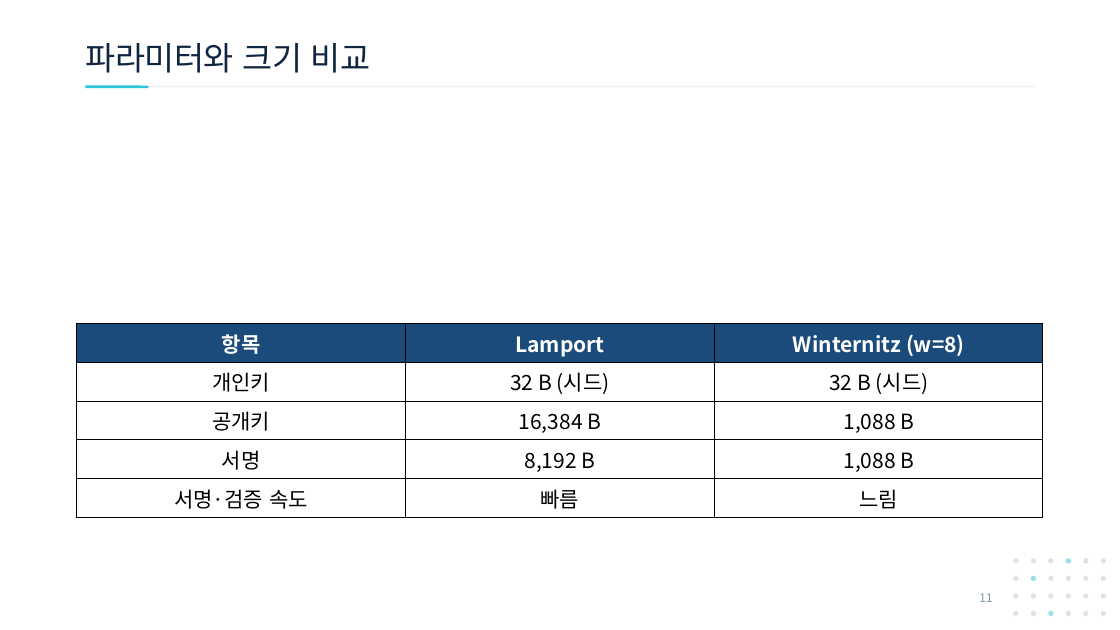
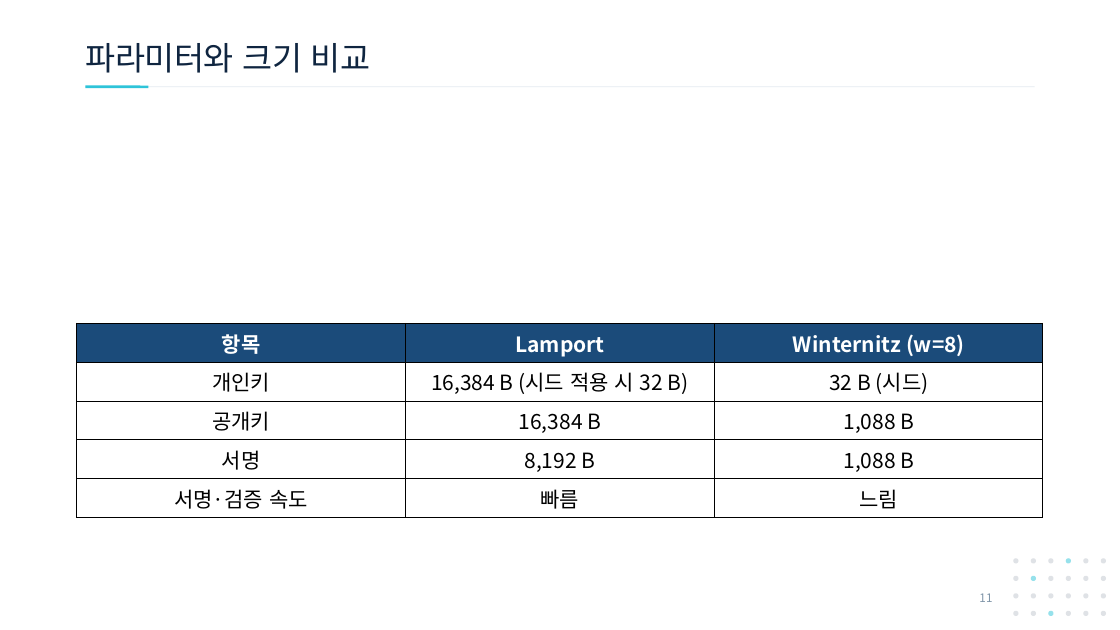
Before and after one commit to giyuubin/PQC, a slide deck: slide 11 of presentation/1001_16-17_Winternitz-Merkle-LMS.pptx. Drawn at 1120x630 pixels with LibreOffice and Linux fonts; fonts in the diff are those of the drawing; grey boxes stand for pictures. Boxes give left, top, right and bottom in pixels: in the first picture for what was removed or moved away, otherwise in the second. Text is boxed around its words. In the diff, an @@ line names an element or a change of style, - is before the commit and + after.

```diff
--- a/presentation/1001_16-17_Winternitz-Merkle-LMS.pptx
+++ b/presentation/1001_16-17_Winternitz-Merkle-LMS.pptx
@@ table at (77,323,1044,513) @@
-row 2, column 2: 32 B (시드)
+row 2, column 2: 16,384 B (시드 적용 시 32 B)
```
Also in this commit, not shown: 8 other slides changed.
